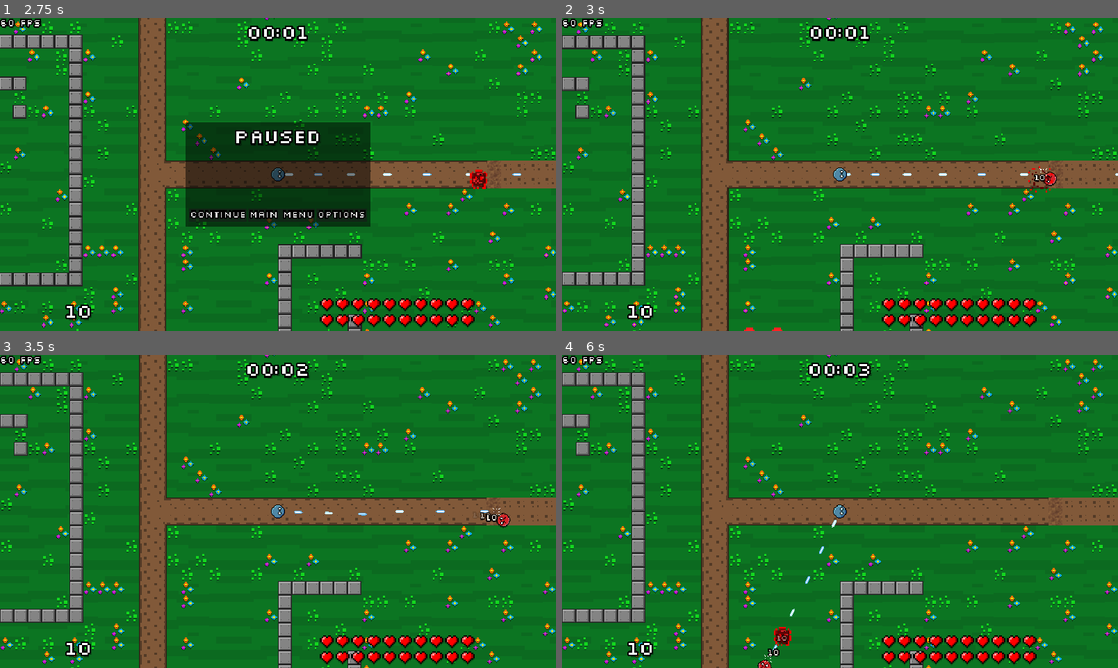
Above: before the commit, frames 1-4 (two rows, left to right).
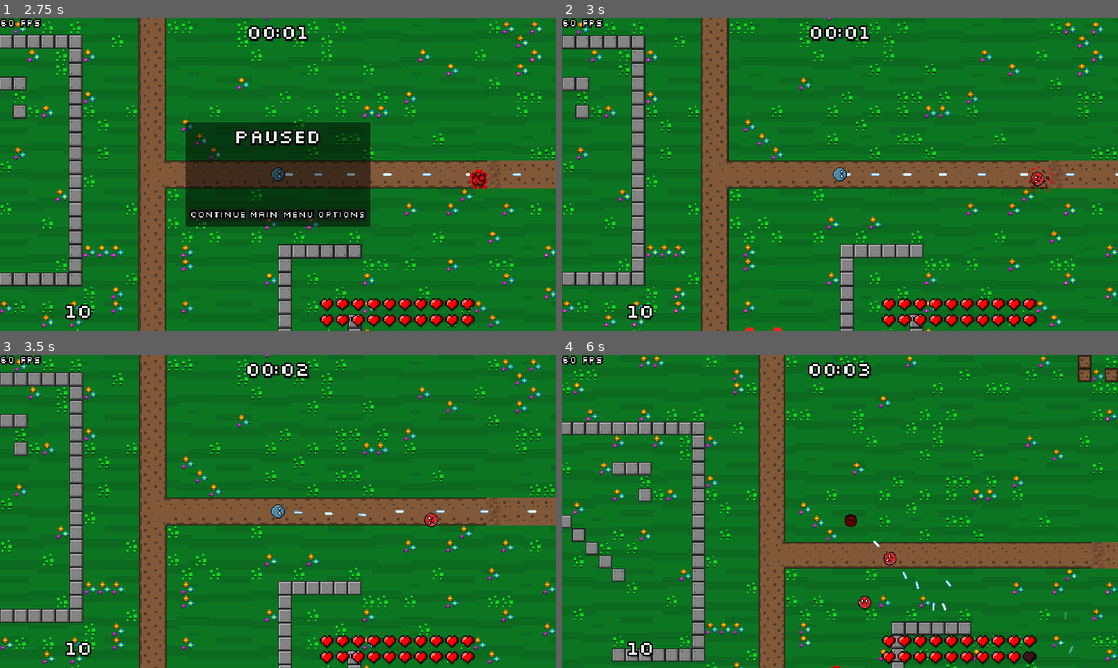
Above: after the commit, the same moments.

Repository: veprogames/top-down-incremental
Game: Godot game, scene res://main_menu/main_menu.tscn
Same seed, same stepped clock (60 frames per second), same inputs: the game is played once before the commit and once after it.
Inputs (mouse positions are in pixels of both pictures, inside the frame that each line leads up to):
- Up to frame 1 (2.75 s): click "Play" at 0.5 s; move the mouse to (305, 174) at 1.27 s; move the mouse to (250, 174) at 2.02 s; hold Escape (game_back) from 2.03 s (still down)
- Up to frame 2 (3 s): release Escape (game_back) at 2.75 s; click "Continue" at 2.75 s
- Up to frame 3 (3.5 s): no input
- Up to frame 4 (6 s): move the mouse to (851, 505) at 3.52 s; move the mouse to (834, 517) at 4.27 s; move the mouse to (878, 514) at 5.02 s; hold Escape (game_back) 5.03-5.75 s; click "Continue" at 5.75 s

Frame 1 is identical in both runs. In frame 2, 0.2% of the frame differs, in the area x 84-93%, y 48-54%; in frame 3, 0.3%; in frame 4, 35%, in the area x 0-100%, y 0-100%.
Error after the commit: Invalid access to property or key 'did_hit' on a base object of type 'Area2D (BulletPlayer)'. (res://enemy/enemy.gd:155)

Commit message:
tweak enemies, fix enemy bullet rotation

Diff:
--- a/bullet/enemy/bullet_enemy.gd
+++ b/bullet/enemy/bullet_enemy.gd
@@ -5,12 +5,6 @@
 
 
 func _on_body_entered(body: Node2D) -> void:
-	# remove on wall collision
-	# TODO not working right now
-	var wall: StaticBody2D = body as StaticBody2D
-	if wall and wall.collision_mask & COLLISION_MASK_WALL:
-		queue_free()
-
 	var player: Player = body as Player
 	if player:
 		var knockback_velocity: Vector2 = get_velocity().normalized() * 300
--- a/bullet/enemy/bullet_enemy.tscn
+++ b/bullet/enemy/bullet_enemy.tscn
@@ -38,7 +38,7 @@
 [node name="AnimatedSprite" parent="." index="0"]
 sprite_frames = SubResource("SpriteFrames_acpoq")
 autoplay = "default"
-frame_progress = 0.19735
+frame_progress = 0.926369
 
 [node name="CollisionShape2D" parent="." index="1"]
 shape = SubResource("CircleShape2D_bhroh")
--- a/enemy/enemies/enemy_black.tscn
+++ b/enemy/enemies/enemy_black.tscn
@@ -9,7 +9,7 @@
 radius = 42.0
 
 [node name="EnemyBlack" instance=ExtResource("1_3dxtf")]
-hp = 1e+07
+hp = 5e+07
 color = Color(0.12549, 0.12549, 0.12549, 1)
 
 [node name="Sprite" parent="Visual" index="1"]
@@ -19,7 +19,7 @@
 shape = SubResource("CircleShape2D_0dp03")
 
 [node name="EnemyMoveBehaviorChase" parent="." index="3" instance=ExtResource("3_fq0xj")]
-speed = 333.0
+speed = 300.0
 
 [node name="BulletPodEnemy" parent="." index="4" instance=ExtResource("4_ajk2o")]
 position = Vector2(28, 0)
--- a/enemy/enemies/enemy_blue.tscn
+++ b/enemy/enemies/enemy_blue.tscn
@@ -10,7 +10,7 @@
 radius = 32.0
 
 [node name="EnemyBlue" instance=ExtResource("1_2th5u")]
-hp = 30000.0
+hp = 50000.0
 color = Color(0, 0.25098, 1, 1)
 
 [node name="EnemyMoveBehaviorNoise" parent="." index="0" instance=ExtResource("2_k0hjg")]
--- a/enemy/enemies/enemy_cyan.tscn
+++ b/enemy/enemies/enemy_cyan.tscn
@@ -9,7 +9,7 @@
 radius = 26.0
 
 [node name="EnemyCyan" instance=ExtResource("1_2dewm")]
-hp = 8000.0
+hp = 10000.0
 color = Color(0, 1, 1, 1)
 
 [node name="Sprite" parent="Visual" index="1"]
--- a/enemy/enemies/enemy_magenta.tscn
+++ b/enemy/enemies/enemy_magenta.tscn
@@ -10,7 +10,7 @@
 radius = 40.0
 
 [node name="EnemyMagenta" instance=ExtResource("1_ikw3l")]
-hp = 500000.0
+hp = 1e+06
 color = Color(1, 0, 1, 1)
 
 [node name="Sprite" parent="Visual" index="1"]
@@ -32,27 +32,27 @@
 [node name="BulletPodEnemy3" parent="." index="5" instance=ExtResource("3_1fj5b")]
 position = Vector2(-7, -30)
 rotation = 2.66035
-firerate = 0.975
+firerate = 0.098
 
 [node name="BulletPodEnemy4" parent="." index="6" instance=ExtResource("3_1fj5b")]
 position = Vector2(-18, -18)
 rotation = -0.39482
-firerate = 0.991
+firerate = 0.099
 
 [node name="BulletPodEnemy5" parent="." index="7" instance=ExtResource("3_1fj5b")]
 position = Vector2(-31, 17)
-rotation = 2.08296
-firerate = 1.024
+rotation = 2.37801
+firerate = 0.102
 
 [node name="BulletPodEnemy6" parent="." index="8" instance=ExtResource("3_1fj5b")]
 position = Vector2(-6, 30)
-rotation = 0.929504
-firerate = 0.936
+rotation = -0.462087
+firerate = 0.094
 
 [node name="BulletPodEnemy7" parent="." index="9" instance=ExtResource("3_1fj5b")]
 position = Vector2(17, 18)
 rotation = 2.84207
-firerate = 0.97
+firerate = 0.097
 
 [node name="EnemyMoveBehaviorChase" parent="." index="10" instance=ExtResource("4_vyda3")]
 speed = 50.0
--- a/enemy/enemies/enemy_purple.tscn
+++ b/enemy/enemies/enemy_purple.tscn
@@ -9,7 +9,7 @@
 radius = 30.0
 
 [node name="EnemyPurple" instance=ExtResource("1_hm0e4")]
-hp = 125000.0
+hp = 200000.0
 color = Color(0.501961, 0, 1, 1)
 
 [node name="Sprite" parent="Visual" index="1"]
--- a/enemy/enemies/enemy_white.tscn
+++ b/enemy/enemies/enemy_white.tscn
@@ -8,7 +8,7 @@
 radius = 38.0
 
 [node name="EnemyWhite" instance=ExtResource("1_m2cps")]
-hp = 2e+06
+hp = 5e+06
 color = Color(1, 1, 1, 1)
 
 [node name="Sprite" parent="Visual" index="1"]
--- a/enemy/enemy.gd
+++ b/enemy/enemy.gd
@@ -20,6 +20,9 @@
 const KNOCKBACK_FRICTION: float = 2
 
 var raycast_timer: float = 0.0
+
+# prevent multi drop
+var dead: bool = false
 
 func _ready() -> void:
 	assert(is_instance_valid(level))
@@ -75,7 +78,8 @@
 func damage(amount: float) -> void:
 	current_hp -= amount
 	create_damage_number(amount)
-	if current_hp <= 0:
+	if not dead and current_hp <= 0:
+		dead = true
 		Events.enemy_died.emit(self)
 		queue_free()
 		spawn_gems.call_deferred()
@@ -91,11 +95,12 @@
 
 
 func shoot(bullet: BulletEnemy) -> void:
+	bullet.rotation = sprite.rotation
 	get_tree().current_scene.add_child(bullet)
 
 
 func spawn_gems() -> void:
-	var count: int = randi_range(4, 8)
+	var count: int = randi_range(6, 10)
 	for i: int in count:
 		var vel: Vector2 = velocity.normalized() * randf_range(60, 80)
 		vel += velocity * randf_range(0.5, 1.5)
@@ -147,7 +152,8 @@
 		auto_aim_area.add_enemy(self)
 
 	var bullet: BulletPlayer = area as BulletPlayer
-	if bullet:
+	if bullet and not bullet.did_hit:
+		bullet.did_hit = true
 		var sparkle: Sparkle = spawn_sparkle()
 		sparkle.global_position = bullet.global_position + Vector2(
 			randf_range(-4, 4),
Binary file changed: bullet/enemy/bullet_enemy.png
Not shown, changed: bullet/enemy/bullet_enemy.pxo
